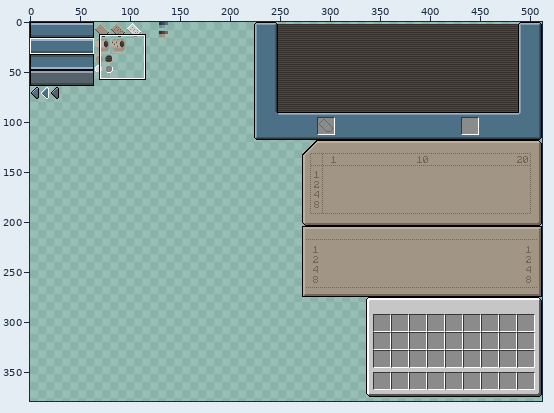
One commit to this pixel-art file: aseprite/Source.aseprite. The picture above shows the old version from afar; the outline marks the close-up.
Close-up. Before the edit:
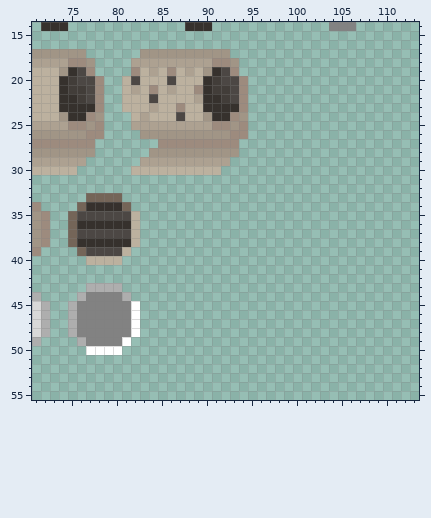
512x512 pixels, 1 frame. Colours within 5 levels of each other are drawn and written as one. Shown: x 71..113, y 14..55. The wide view leaves out empty margins. The commit also changed other parts of the picture, which this record leaves out.
The result:
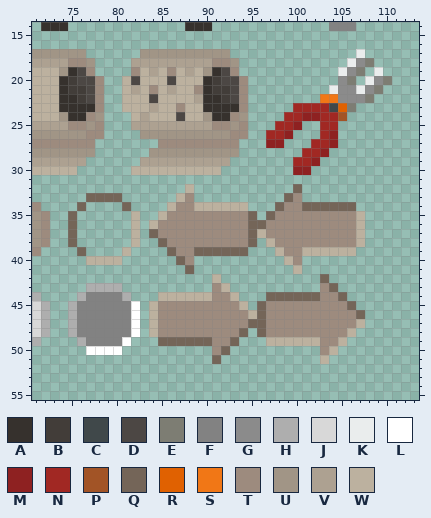
Palette (. is transparent): A #36312d  B #423d39  C #40484a  D #4c4744  E #7d7d73  F #828282  G #8b8b8b  H #aeaeae  J #d8d8d8  K #eaeded  L #ffffff  M #8e2121  N #a12823  P #a25426  Q #746558  R #e06101  S #f17716  T #9d8b7e  U #a19586  V #ada191  W #bcb19f
Difference:
Layer "Layer 1":
y 17: x 107 . -> K
y 18: x 106..108 ... -> KGE
y 19: x 105..107 ... -> KGE; x 109 . -> K
y 20: x 105..106 .. -> GE; x 108..110 ... -> KGE
y 21: x 104..109 ...... -> KGGKGE
y 22: x 103..108 ...... -> SSGGGE
y 23: x 100..106 ....... -> NNNNCRE
y 24: x 99..105 ....... -> NNMMNNP
y 25: x 98..100 ... -> NNM; x 103..104 .. -> NN
y 26: x 97..99 ... -> NNM; x 103..104 .. -> NM
y 27: x 97..98 .. -> MM; x 102..104 ... -> NNM
y 28: x 101..103 ... -> NNM
y 29: x 100..102 ... -> NNM
y 30: x 100..101 .. -> MM
y 32: x 88 . -> W; x 100 . -> Q
y 33: x 87..88 .. -> WT; x 99..100 .. -> QT
y 34: x 77..80 AAAA -> ....; x 86..94 ......... -> WTTWWWWWW; x 98..106 ......... -> QTTQQQQQQ
y 35: x 76..81 DDDDDD -> ......; x 85..95 ........... -> WTTTTTTTTTQ; x 97..107 ........... -> QTTTTTTTTTW
y 36: x 76..81 AAAAAA -> ......; x 84..107 ........................ -> WTTTTTTTTTTQQTTTTTTTTTTW
y 37: x 76..81 DDDDDD -> ......; x 84..107 ........................ -> QTTTTTTTTTTQWTTTTTTTTTTW
y 38: x 76..81 AAAAAA -> ......; x 85..95 ........... -> QTTTTTTTTTQ; x 97..107 ........... -> WTTTTTTTTTW
y 39: x 77..80 DDDD -> ....; x 86..94 ......... -> QTTQQQQQQ; x 98..106 ......... -> WTTWWWWWW
y 40: x 87..88 .. -> QT; x 99..100 .. -> WT
y 41: x 88 . -> Q; x 100 . -> W
y 42: x 91 . -> W; x 103 . -> Q
y 43: x 91..92 .. -> TW; x 103..104 .. -> TQ
y 44: x 85..93 ......... -> WWWWWWTTW; x 97..105 ......... -> QQQQQQTTQ
y 45: x 84..94 ........... -> WTTTTTTTTTW; x 96..106 ........... -> QTTTTTTTTTQ
y 46: x 84..107 ........................ -> WTTTTTTTTTTWQTTTTTTTTTTQ
y 47: x 84..107 ........................ -> WTTTTTTTTTTQQTTTTTTTTTTW
y 48: x 84..94 ........... -> WTTTTTTTTTQ; x 96..106 ........... -> QTTTTTTTTTW
y 49: x 85..93 ......... -> QQQQQQTTQ; x 97..105 ......... -> WWWWWWTTW
y 50: x 91..92 .. -> TQ; x 103..104 .. -> TW
y 51: x 91 . -> Q; x 103 . -> W
Boxes around the changes in both close-ups, in picture pixels (x1, y1, x2, y2):
changed: (77, 49, 392, 364)
